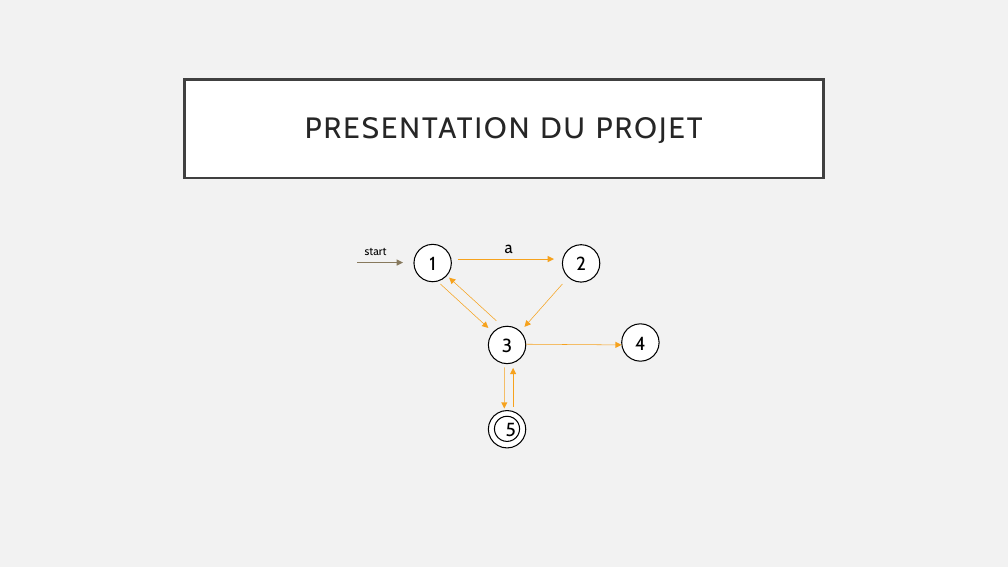
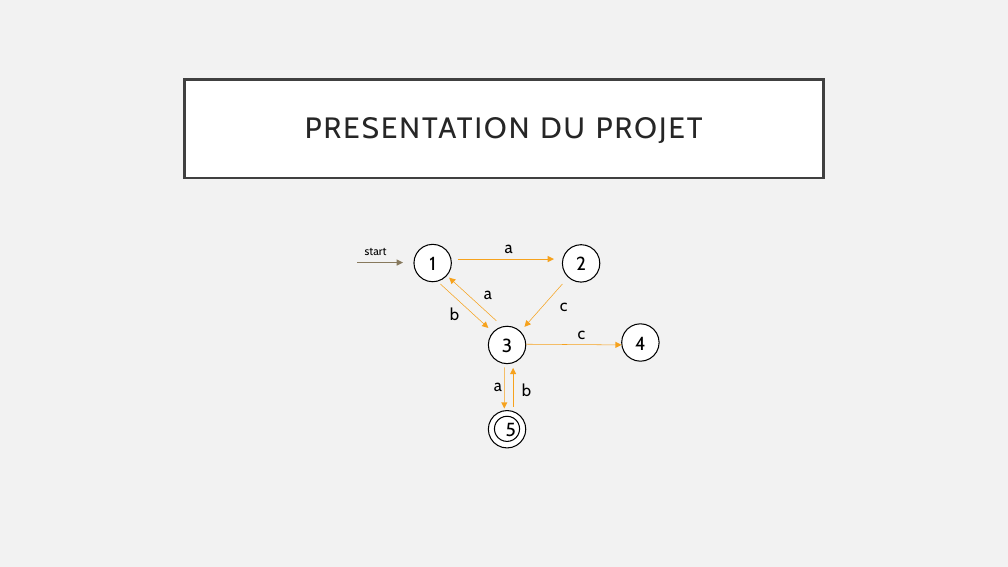
Before and after one commit to ekiriano/HLIN405-Final, a slide deck: slide 3 of Recherche d’un trajet sur une carte.pptx. Drawn at 1008x567 pixels with LibreOffice and Linux fonts; fonts in the diff are those of the drawing. Boxes give left, top, right and bottom in pixels: in the first picture for what was removed or moved away, otherwise in the second. Text is boxed around its words. In the diff, an @@ line names an element or a change of style, - is before the commit and + after.

```diff
--- a/Recherche d’un trajet sur une carte.pptx
+++ b/Recherche d’un trajet sur une carte.pptx
@@ text added at (484,290,492,299), 16 pt, text #000000 @@
+a
@@ text added at (450,307,459,320), 16 pt, text #000000 @@
+b
@@ text added at (560,302,568,311), 16 pt, text #000000 @@
+c
@@ text added at (578,330,586,339), 16 pt, text #000000 @@
+c
@@ text added at (494,382,502,391), 16 pt, text #000000 @@
+a
@@ text added at (522,383,531,396), 16 pt, text #000000 @@
+b
```
Also in this commit, not shown: 10 other slides changed, 7 other files.
